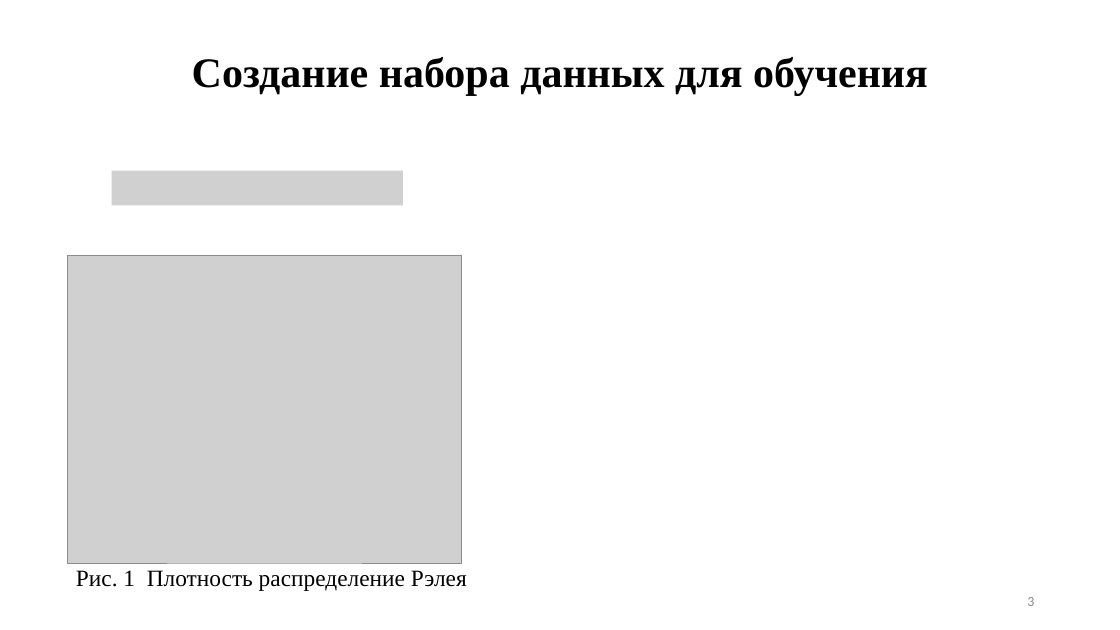
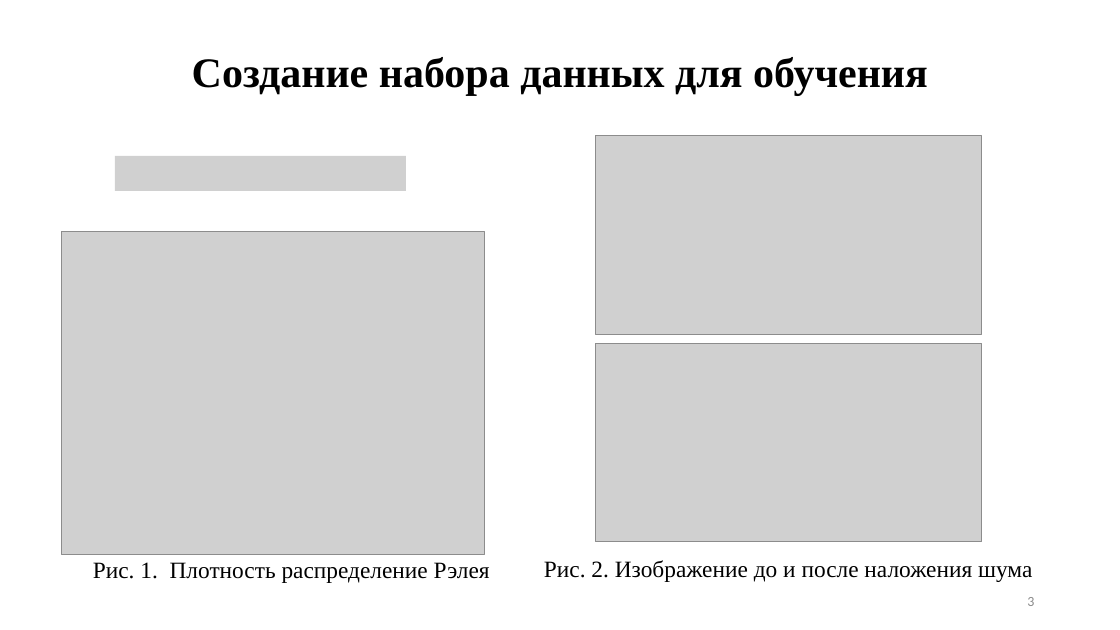
Before and after one commit to Felecort/NN_Filter_Radiolocation_Imgs, a slide deck: slide 3 of text/ВКР_преза.pptx. Drawn at 1120x630 pixels with LibreOffice and Linux fonts; fonts in the diff are those of the drawing; grey boxes stand for pictures. Boxes give left, top, right and bottom in pixels: in the first picture for what was removed or moved away, otherwise in the second. Text is boxed around its words. In the diff, an @@ line names an element or a change of style, - is before the commit and + after.

```diff
--- a/text/ВКР_преза.pptx
+++ b/text/ВКР_преза.pptx
@@ picture added at (595,136,981,334) @@
@@ picture: place and size @@
-picture at (112,171,403,205)
+picture at (115,156,407,191)
@@ picture: place and size @@
-picture at (68,255,462,563)
+picture at (61,232,485,555)
@@ picture added at (595,344,981,542) @@
@@ text "Рис. 1. Плотность распределение Рэлея" at (93,562,490,583): vertical alignment top to middle @@
@@ text at (93,562,490,583): text changed @@
-Рис. 1 Плотность распределение Рэлея
+Рис. 1. Плотность распределение Рэлея
@@ text added at (544,560,1032,582), 20 pt, text #000000 @@
+Рис. 2. Изображение до и после наложения шума
```
Also in this commit, not shown: 2 other slides changed, 6 slides added, 2 slides removed, 3 other files.
